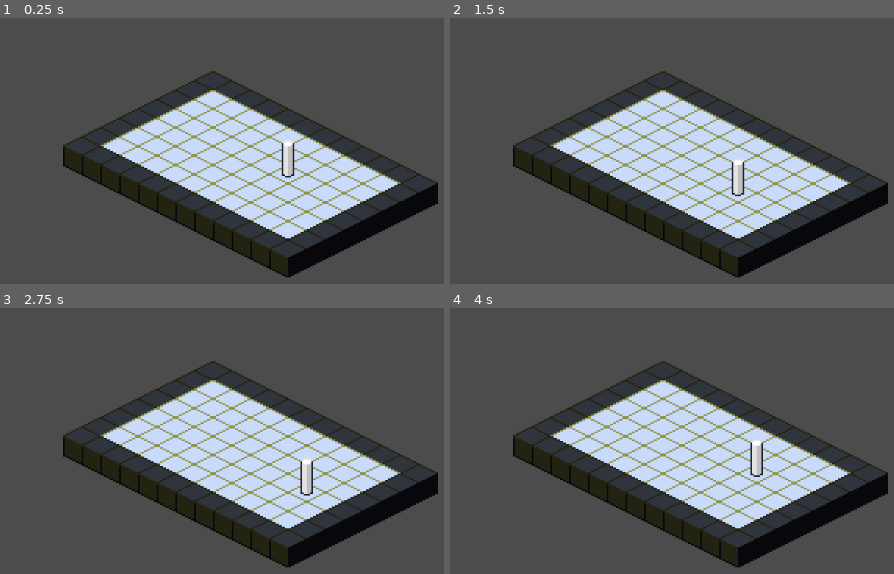
Above: before the commit, frames 1-4 (two rows, left to right).
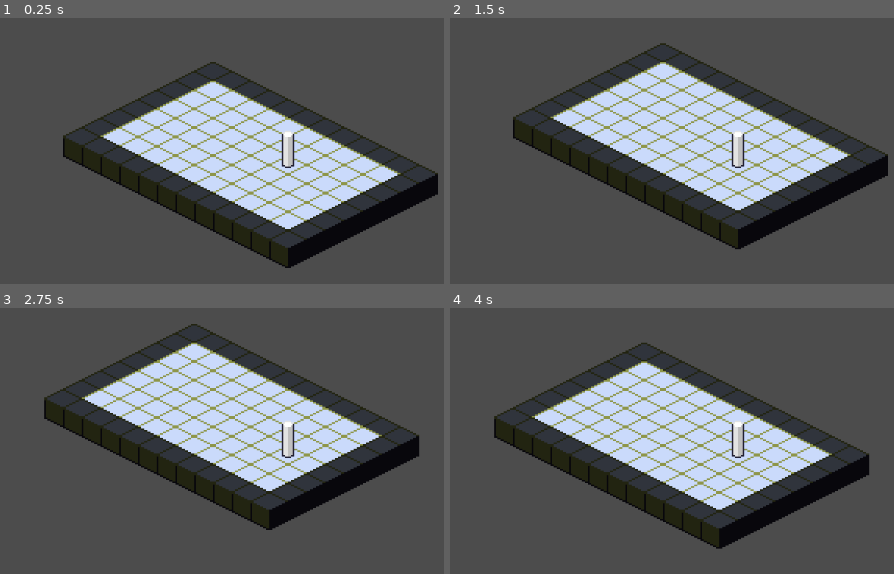
Above: after the commit, the same moments.

Repository: ZeeHatcher/project-forgotten
Game: Godot game, scene res://test.tscn
Same seed, same stepped clock (60 frames per second), same inputs: the game is played once before the commit and once after it. The project has no main scene, so this scene is started directly.
Inputs:
- Up to frame 1 (0.25 s): no input
- Up to frame 2 (1.5 s): tap Enter at 0.5 s; hold D (move_right) 0.53-1.28 s; tap Space at 1.25 s; hold S (move_down) from 1.28 s (still down)
- Up to frame 3 (2.75 s): tap Enter at 2 s; release S (move_down) at 2.03 s; hold D (move_right) from 2.03 s (still down)
- Up to frame 4 (4 s): tap Space at 2.75 s; release D (move_right) at 2.78 s; hold W (move_up) 2.78-3.53 s; tap Enter at 3.5 s; hold A (move_left) from 3.53 s (still down)

The runs differ from the first frame. In frame 1, 22% of the frame differs, in the area x 14-99%, y 16-98%; in frame 2, 37%; in frame 3, 40%, in the area x 9-99%, y 6-98%; in frame 4, 29%.

Commit message:
feat: basic camera follow

Diff:
--- a/test.tscn
+++ b/test.tscn
@@ -45,7 +45,7 @@
 
 [node name="Node2D" type="Node2D"]
 
-[node name="TileMap" type="TileMap" parent="."]
+[node name="Terrain" type="TileMap" parent="."]
 mode = 1
 tile_set = SubResource( 2 )
 cell_size = Vector2( 24, 12 )
@@ -53,9 +53,16 @@
 format = 1
 tile_data = PoolIntArray( -131079, 1, 0, -131078, 1, 0, -131077, 1, 0, -131076, 1, 0, -131075, 1, 0, -131074, 1, 0, -13 …(1203 unchanged characters)…
 
+[node name="EventTiles" type="TileMap" parent="."]
+format = 1
+
 [node name="Player" parent="." instance=ExtResource( 2 )]
 position = Vector2( 0, 6 )
 
+[node name="RemoteTransform2D" type="RemoteTransform2D" parent="Player"]
+remote_path = NodePath("../../Camera2D")
+
 [node name="Camera2D" type="Camera2D" parent="."]
+position = Vector2( 0, 6 )
 current = true
 zoom = Vector2( 0.5, 0.5 )
